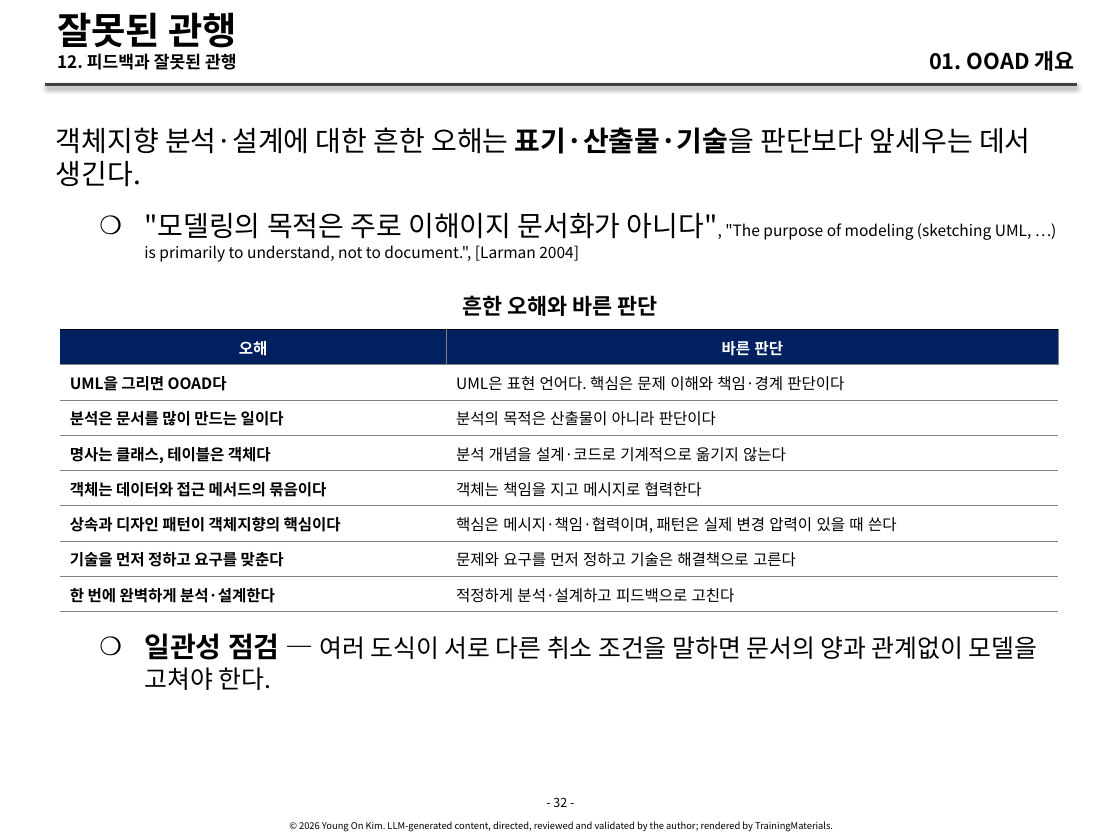
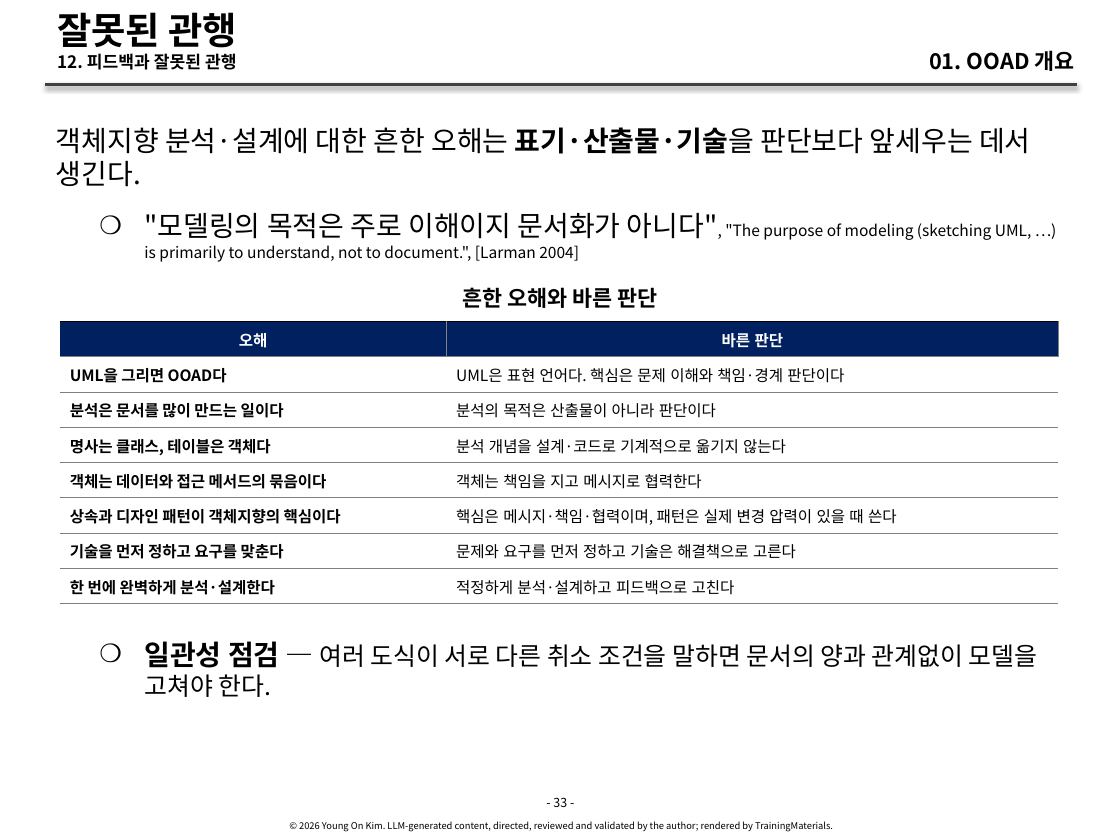
Before and after one commit to YoungSan77/TrainingMaterials, a slide deck: slide 33 of courses/ooad/sessions/s01.pptx (slide 32 before the commit). Drawn at 1120x840 pixels with LibreOffice and Linux fonts; fonts in the diff are those of the drawing. Boxes give left, top, right and bottom in pixels: in the first picture for what was removed or moved away, otherwise in the second. Text is boxed around its words. In the diff, an @@ line names an element or a change of style, - is before the commit and + after.

```diff
--- a/courses/ooad/sessions/s01.pptx
+++ b/courses/ooad/sessions/s01.pptx
@@ text "흔한 오해와 바른 판단" moved from (x1=462, y1=295, x2=657, y2=316) to (x1=462, y1=287, x2=657, y2=308) @@
@@ table moved from (x1=59, y1=329, x2=1058, y2=804) to (x1=59, y1=321, x2=1058, y2=796) @@
@@ text "일관성 점검 — 여러 도식이 ..." moved from (x1=144, y1=633, x2=1038, y2=690) to (x1=144, y1=641, x2=1038, y2=697) @@
@@ text at (x1=553, y1=797, x2=567, y2=807): text changed @@
-- 32 -
+- 33 -
```
Also in this commit, not shown: 32 other slides changed, 1 slide added, 10 other files.
